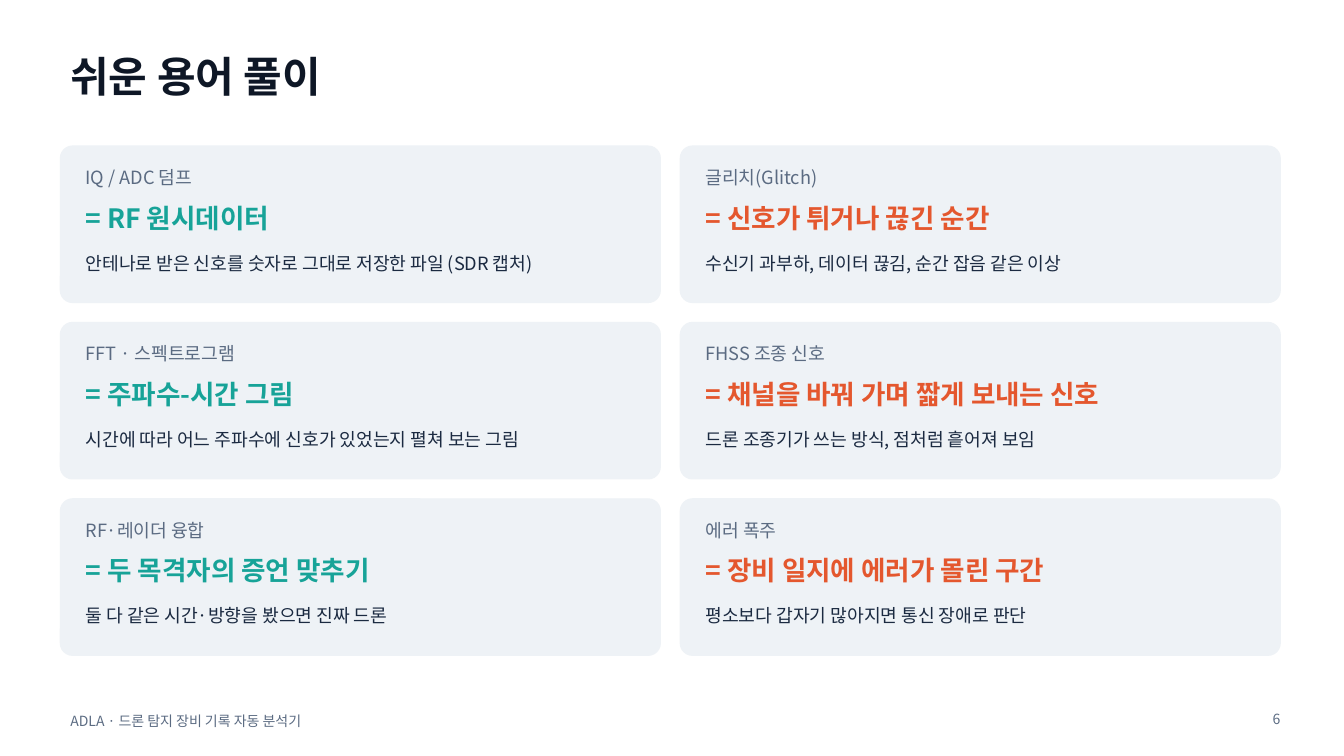
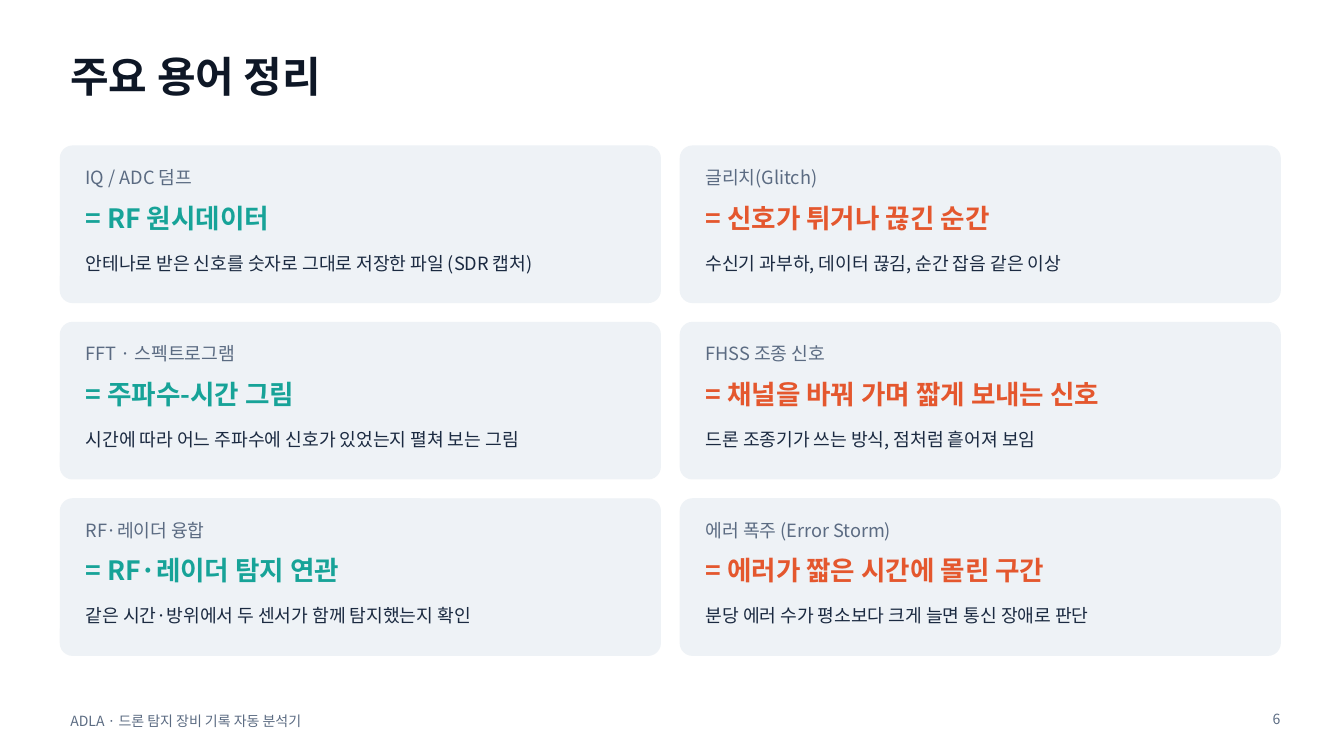
Before and after one commit to taeseokyoon/antidrone-log-analyzer, a slide deck: slide 6 of docs/ADLA_presentation.pptx. Drawn at 1344x756 pixels with LibreOffice and Linux fonts; fonts in the diff are those of the drawing. Boxes give left, top, right and bottom in pixels: in the first picture for what was removed or moved away, otherwise in the second. Text is boxed around its words. In the diff, an @@ line names an element or a change of style, - is before the commit and + after.

```diff
--- a/docs/ADLA_presentation.pptx
+++ b/docs/ADLA_presentation.pptx
@@ title at [70,56,321,96]: text changed @@
-쉬운 용어 풀이
+주요 용어 정리
@@ text at [706,522,891,541]: text changed @@
-에러 폭주
+에러 폭주 (Error Storm)
@@ text at [107,557,339,583]: text changed @@
-= 두 목격자의 증언 맞추기
+= RF·레이더 탐지 연관
@@ text at [727,557,1044,583]: text changed @@
-= 장비 일지에 에러가 몰린 구간
+= 에러가 짧은 시간에 몰린 구간
@@ text at [86,607,470,624]: text changed @@
-둘 다 같은 시간·방향을 봤으면 진짜 드론
+같은 시간·방위에서 두 센서가 함께 탐지했는지 확인
@@ text at [706,607,1088,624]: text changed @@
-평소보다 갑자기 많아지면 통신 장애로 판단
+분당 에러 수가 평소보다 크게 늘면 통신 장애로 판단
```
Also in this commit, not shown: 3 other slides changed, 2 other files.
